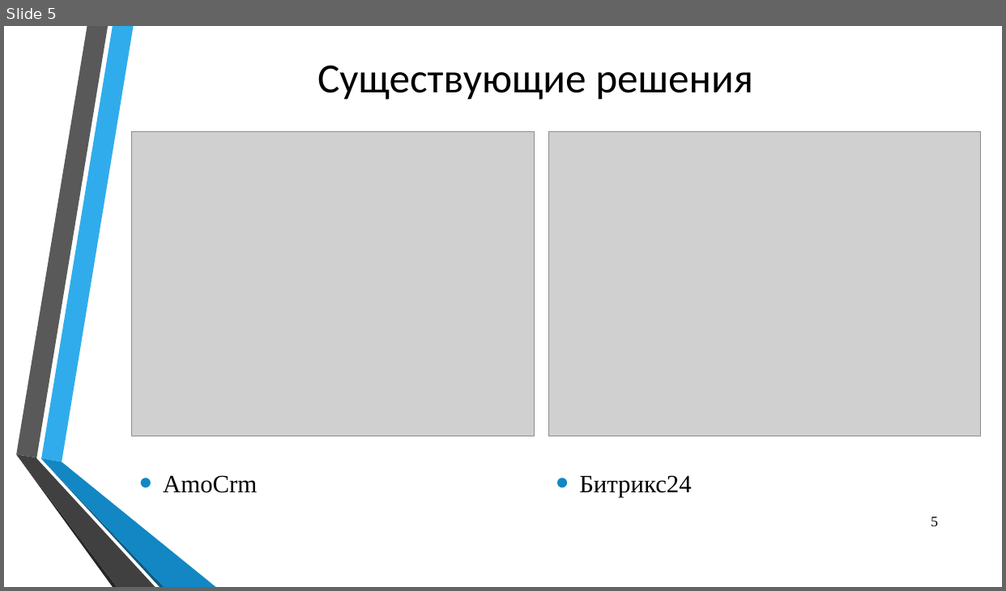
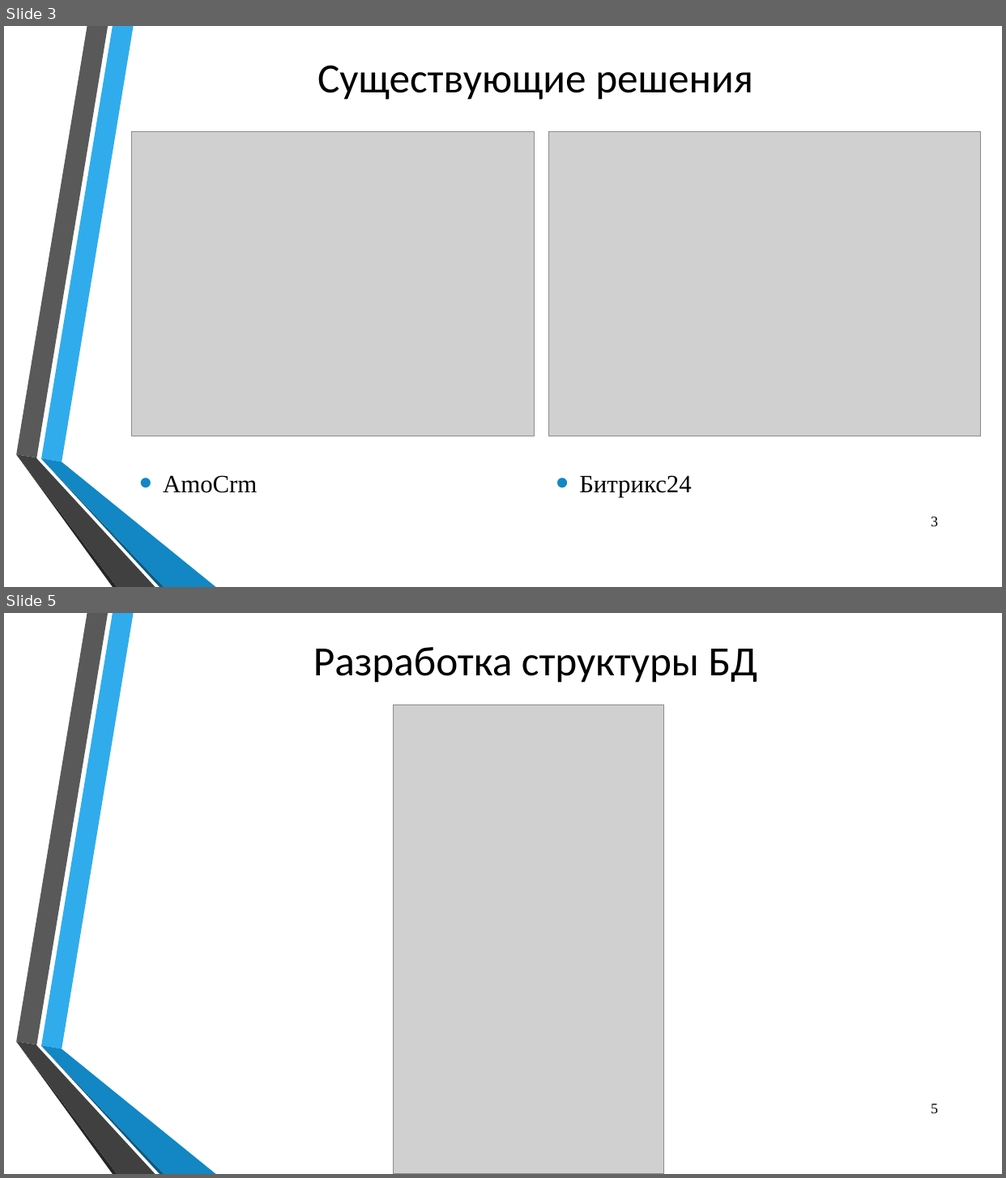
Before and after one commit to Yaroher2442/diplom-dev, a slide deck: diplom_preza.pptx. Shown one above the other, each under a label of ours: slide 5 before the commit, slides 3 and 5 after it; the slides between them are not shown. The pictures are 1006x591 and 1006x1178 pixels, drawn with LibreOffice and Linux fonts; fonts in the diff are those of the drawing; grey boxes stand for pictures; background and template pictures are left out. Boxes give left, top, right and bottom in pixels: in the first picture for what was removed or moved away, otherwise in the second. Text is boxed around its words. In the diff, an @@ line names an element or a change of style, - is before the commit and + after.

```diff
--- a/diplom_preza.pptx
+++ b/diplom_preza.pptx
@@ slide 5 added at [4,613,1002,1174], background picture (left out); not listed: 6 template elements that a slide beside it also shows @@
@@ title added at [313,647,758,683], 40 pt, text #000000 @@
+Разработка структуры БД
@@ picture added at [394,705,664,1174] @@
@@ page number added at [931,1104,938,1114], 14 pt, text #000000 @@
+5
@@ what was slide 5 is now slide 3 @@
@@ page number at [931,517,938,527]: text changed @@
-5
+3
```
Also in this commit, not shown: 3 slides changed, 5 other slides added, 10 slides removed, 2 other files.
